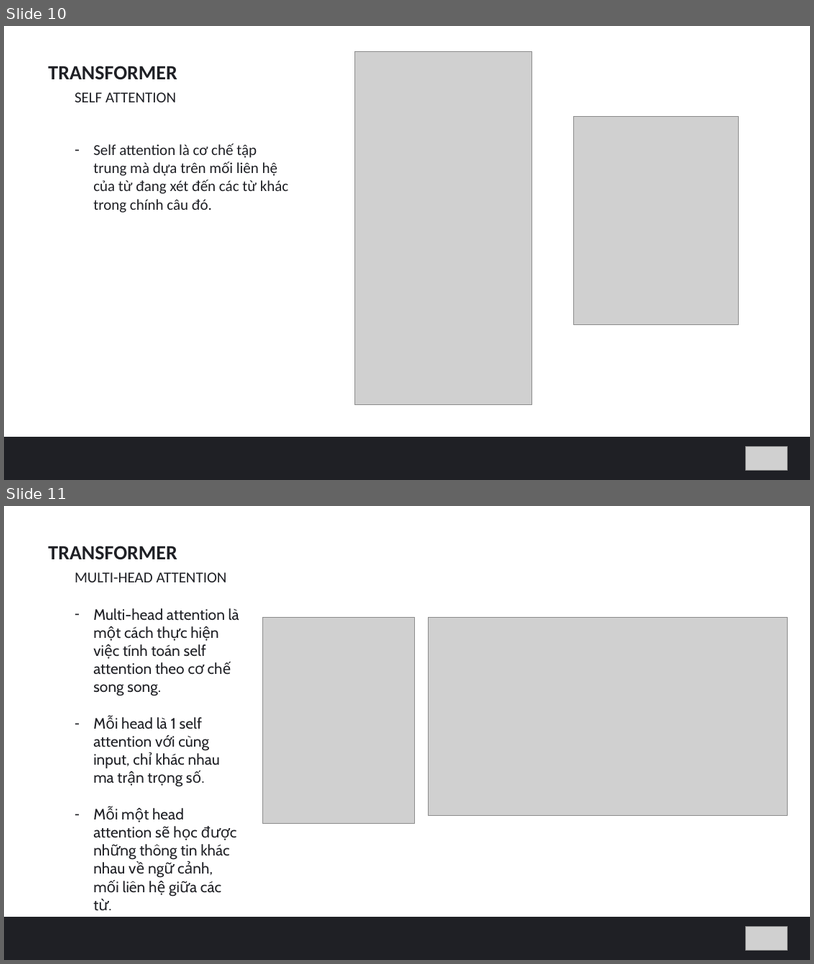
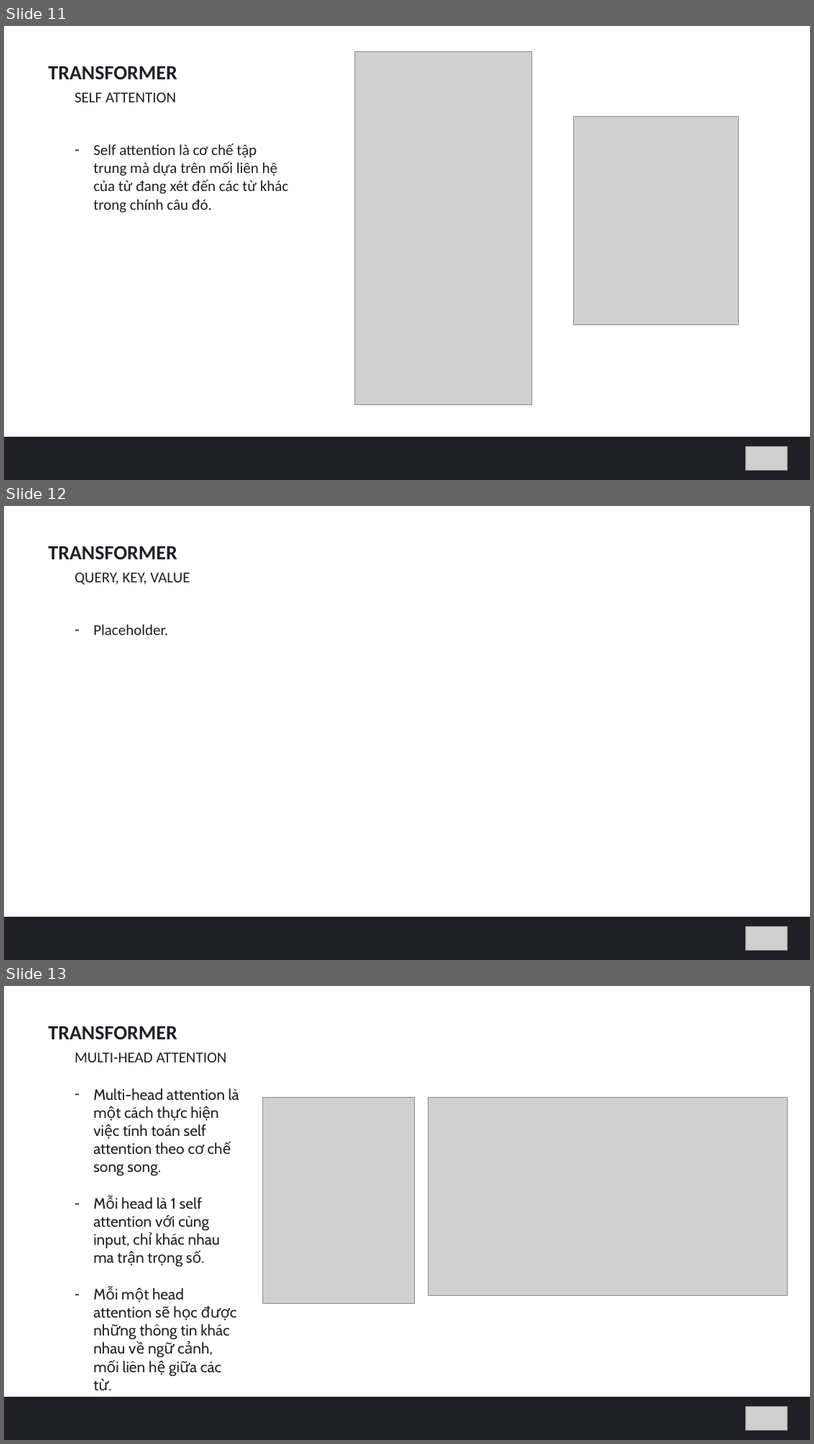
Before and after one commit to hungvm2/MoD_machine_learning, a slide deck: slide1.pptx. Shown one above the other, each under a label of ours: slides 10 and 11 before the commit, slides 11, 12 and 13 after it. The pictures are 814x964 and 814x1444 pixels, drawn with LibreOffice and Linux fonts; fonts in the diff are those of the drawing; grey boxes stand for pictures. Boxes give left, top, right and bottom in pixels: in the first picture for what was removed or moved away, otherwise in the second. Text is boxed around its words. In the diff, an @@ line names an element or a change of style, - is before the commit and + after.

```diff
--- a/slide1.pptx
+++ b/slide1.pptx
@@ slide 12 added at <box>4,506,810,960</box>, background #FFFFFF @@
@@ text added at <box>48,546,177,559</box>, 24 pt, text #1F2025, bold @@
+TRANSFORMER
@@ text added at <box>75,572,190,584</box>, 18 pt, text #1F2025 @@
+QUERY, KEY, VALUE
@@ text added at <box>93,624,168,635</box>, 18 pt, text #1F2025 @@
+– Placeholder.
@@ rectangle added at <box>4,917,810,960</box>, fill #1F2025 @@
@@ picture added at <box>746,926,788,950</box> @@
@@ what was slide 10 is now slide 11 @@
@@ what was slide 11 is now slide 13 @@
```
Also in this commit, not shown: 3 slides changed, 10 other slides added.
